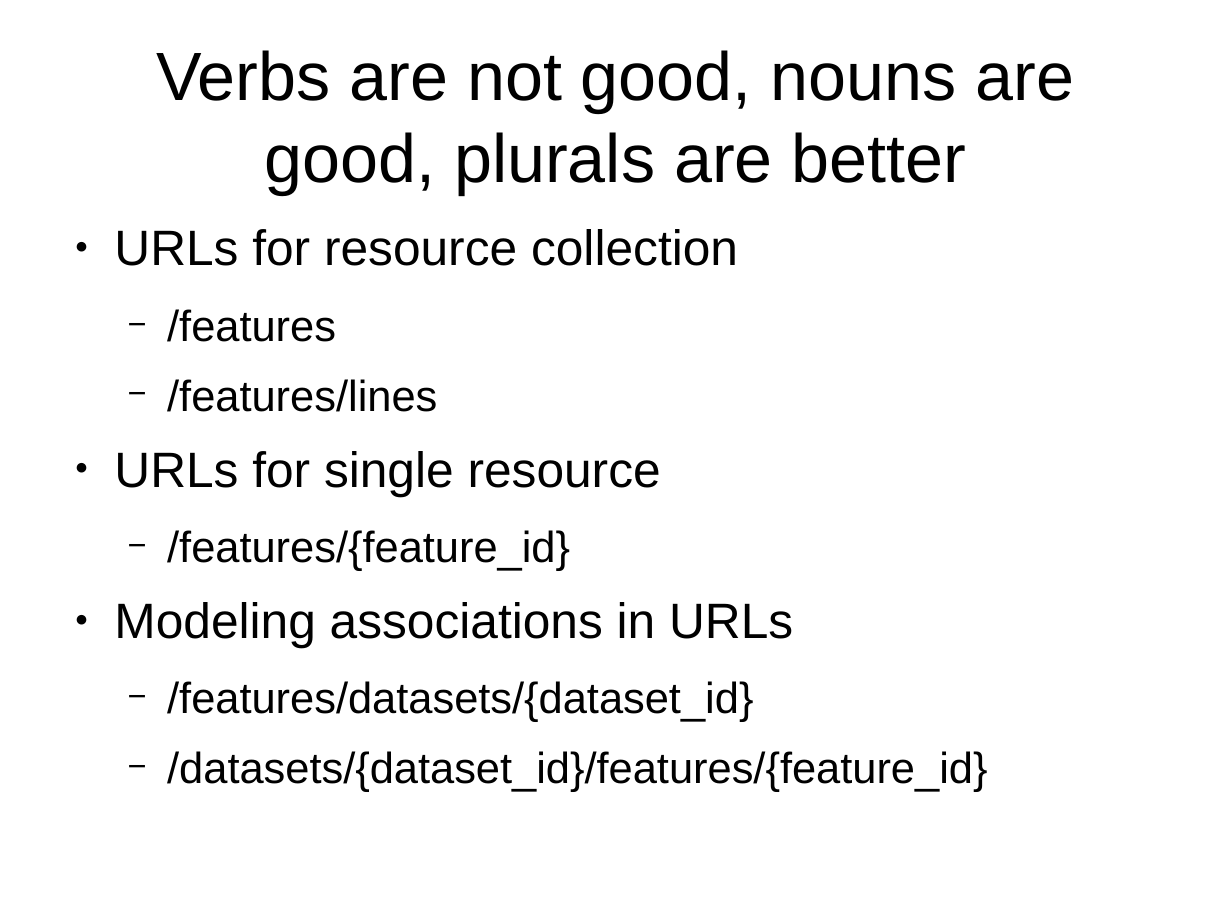
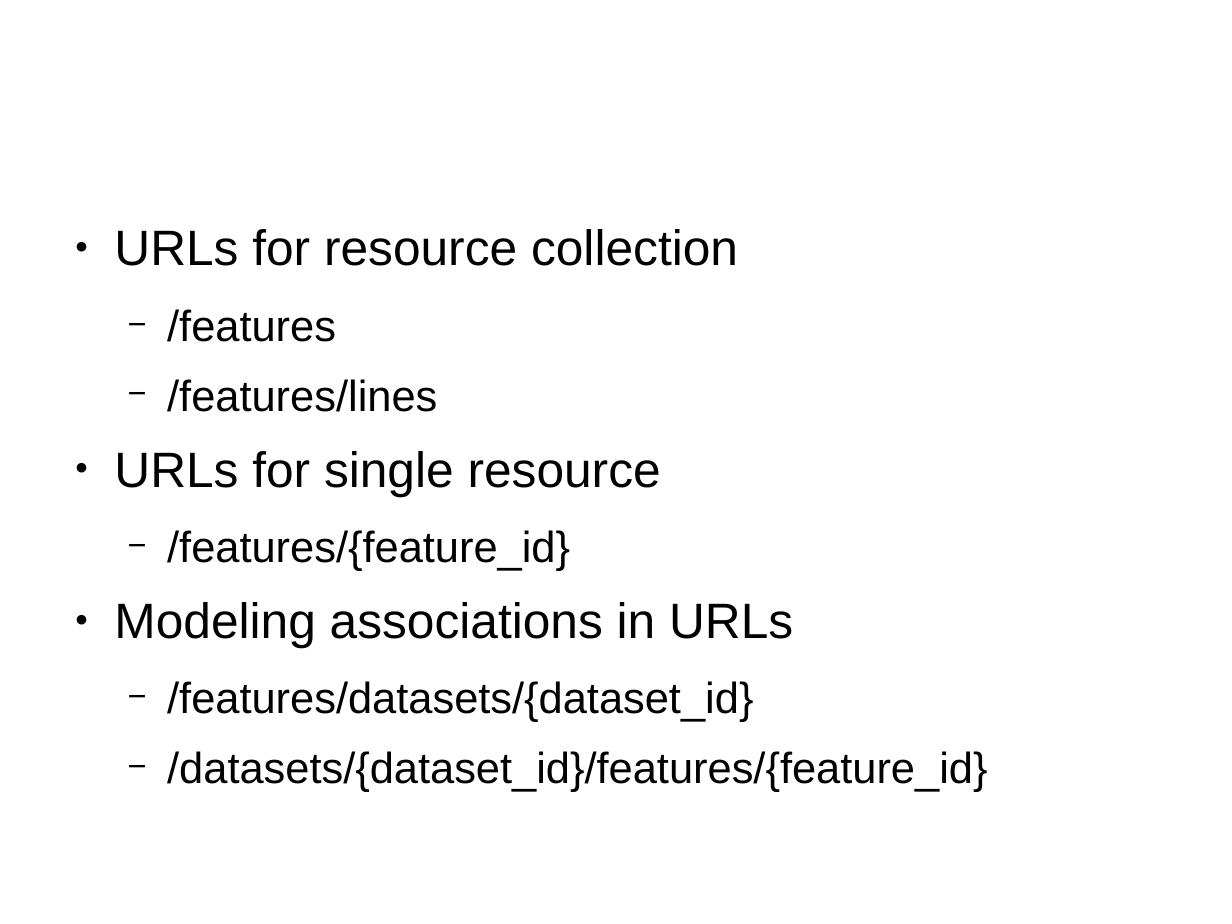
Before and after one commit to netzu/rest-presentation, a slide deck: slide 19 of RestfulFundaments.odp. Drawn at 1232x924 pixels with LibreOffice and Linux fonts; fonts in the diff are those of the drawing. Boxes give left, top, right and bottom in pixels: in the first picture for what was removed or moved away, otherwise in the second. Text is boxed around its words. In the diff, an @@ line names an element or a change of style, - is before the commit and + after.

```diff
--- a/RestfulFundaments.odp
+++ b/RestfulFundaments.odp
@@ title removed at (x1=156, y1=50, x2=1075, y2=194) @@
-Verbs are not good, nouns are good, plurals are better
```
Also in this commit, not shown: 1 other slide changed, 17 slides added, 1 other file.
